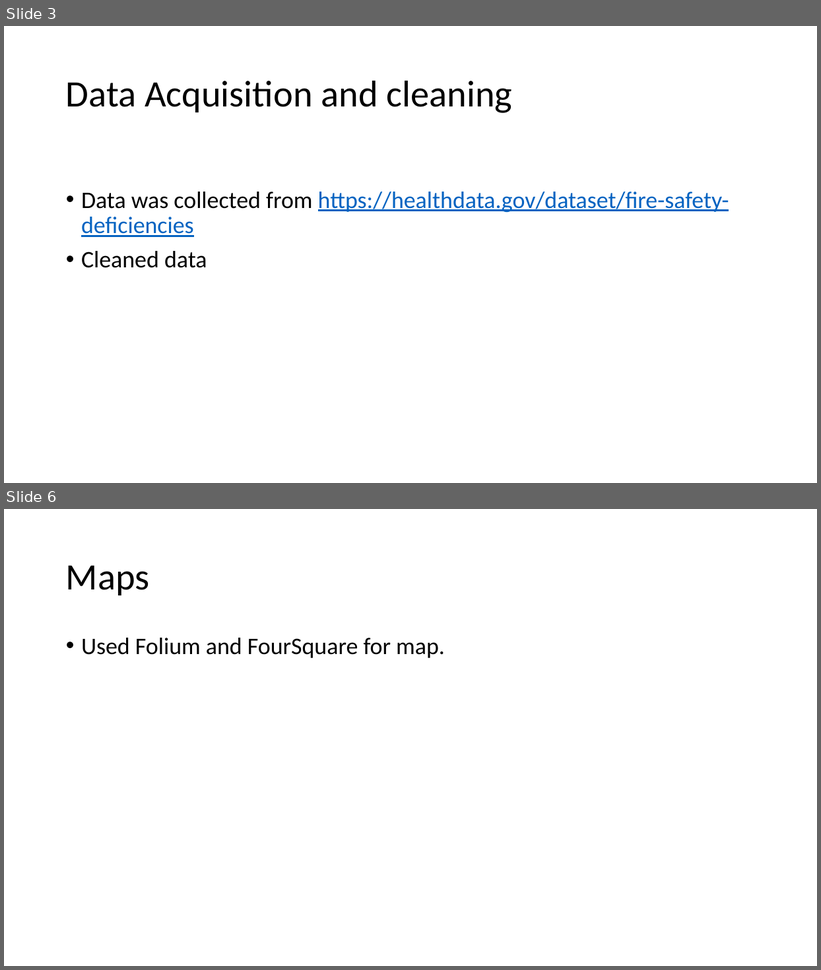
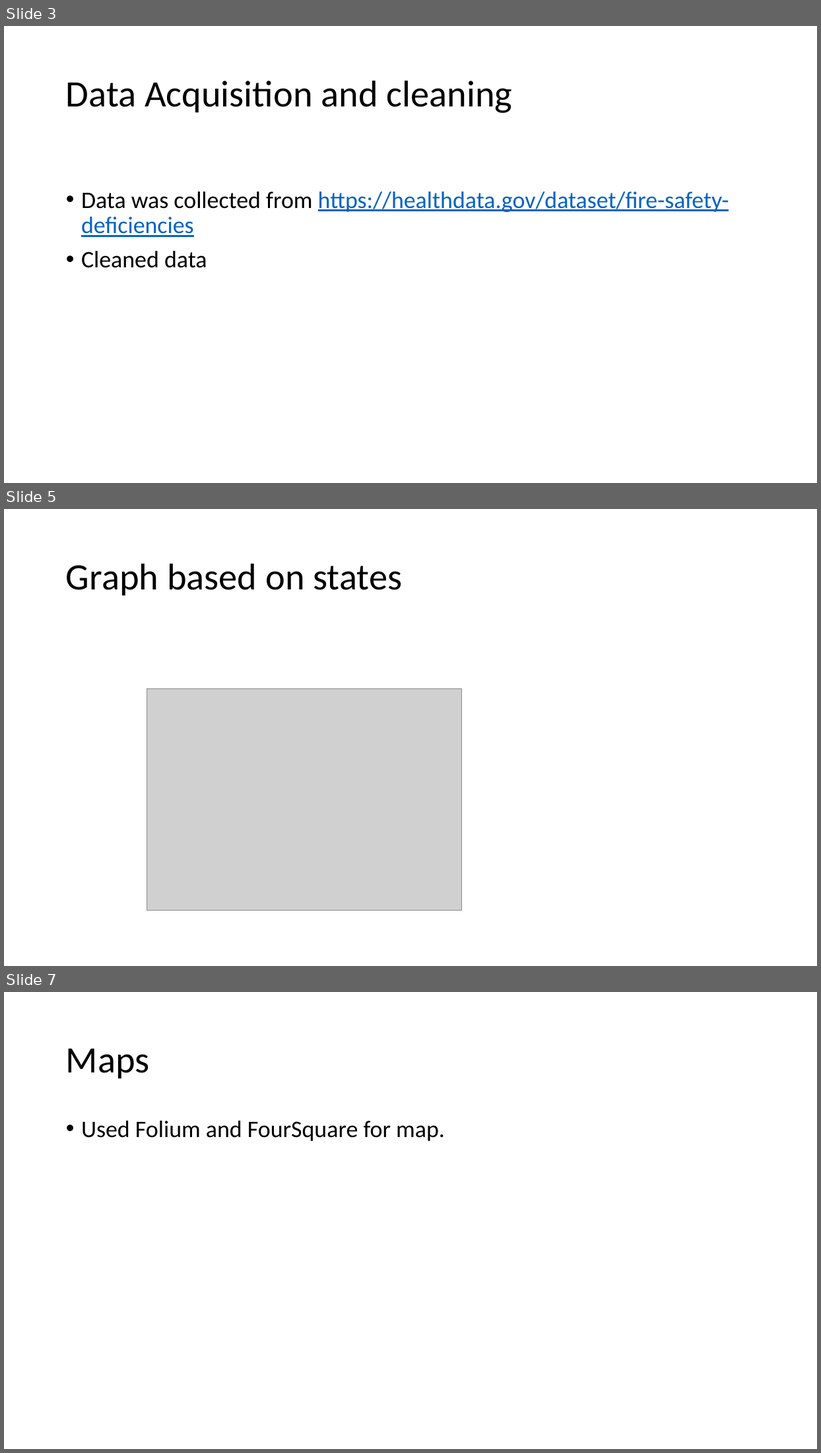
Before and after one commit to mpBusinessIntelligence/Coursera_Capstone, a slide deck: Fire Safety Deficiency Prediction.pptx. Shown one above the other, each under a label of ours: slides 3 and 6 before the commit, slides 3, 5 and 7 after it; the slides between them are not shown. The pictures are 821x970 and 821x1453 pixels, drawn with LibreOffice and Linux fonts; fonts in the diff are those of the drawing; grey boxes stand for pictures. Boxes give left, top, right and bottom in pixels: in the first picture for what was removed or moved away, otherwise in the second. Text is boxed around its words. In the diff, an @@ line names an element or a change of style, - is before the commit and + after.

Commit message:
updated

```diff
--- a/Fire Safety Deficiency Prediction.pptx
+++ b/Fire Safety Deficiency Prediction.pptx
@@ slide 5 added at (4, 509, 817, 966), background #FFFFFF @@
@@ title added at (66, 563, 403, 595), 44 pt, text #000000 @@
+Graph based on states
@@ picture added at (147, 689, 462, 910) @@
@@ what was slide 6 is now slide 7 @@
```
Also in this commit, not shown: 2 slides changed.
